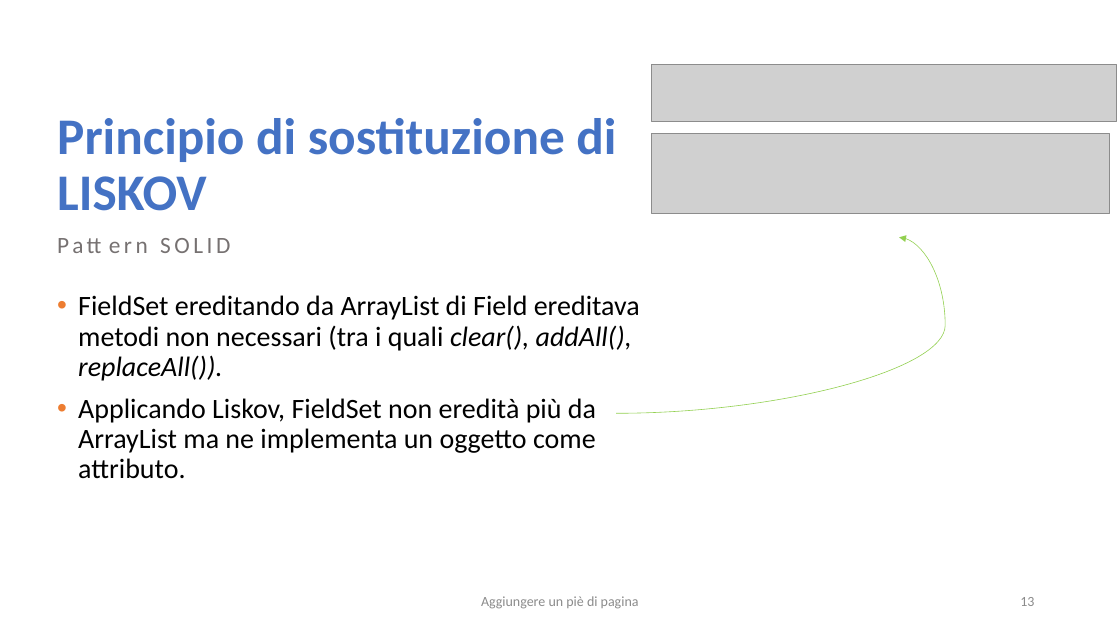
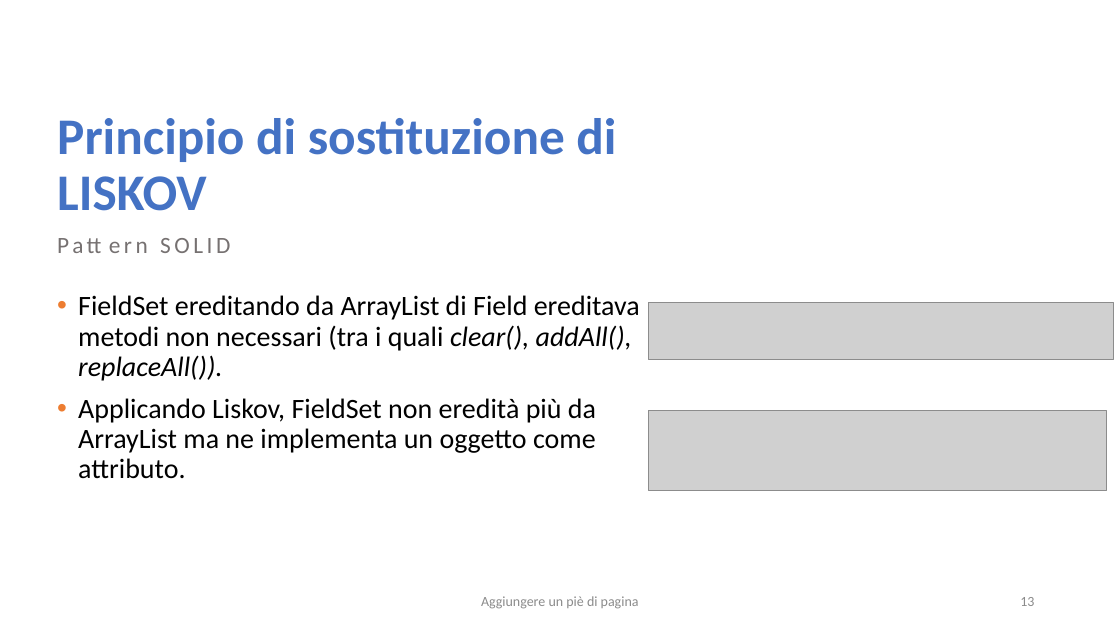
Before and after one commit to salvalai-matteo/EventBookDocumentation, a slide deck: slide 13 of Progetto Ingegneria SW.pptx. Drawn at 1120x630 pixels with LibreOffice and Linux fonts; fonts in the diff are those of the drawing; grey boxes stand for pictures. Boxes give left, top, right and bottom in pixels: in the first picture for what was removed or moved away, otherwise in the second. Text is boxed around its words. In the diff, an @@ line names an element or a change of style, - is before the commit and + after.

```diff
--- a/Progetto Ingegneria SW.pptx
+++ b/Progetto Ingegneria SW.pptx
@@ curved arrow removed from (616, 413) to (899, 238) @@
@@ picture: place and size @@
-picture at (652, 65, 1117, 121)
+picture at (649, 302, 1113, 359)
@@ picture: place and size @@
-picture at (652, 133, 1110, 213)
+picture at (649, 410, 1107, 491)
```
Also in this commit, not shown: 1 other slide changed, 1 slide added.
